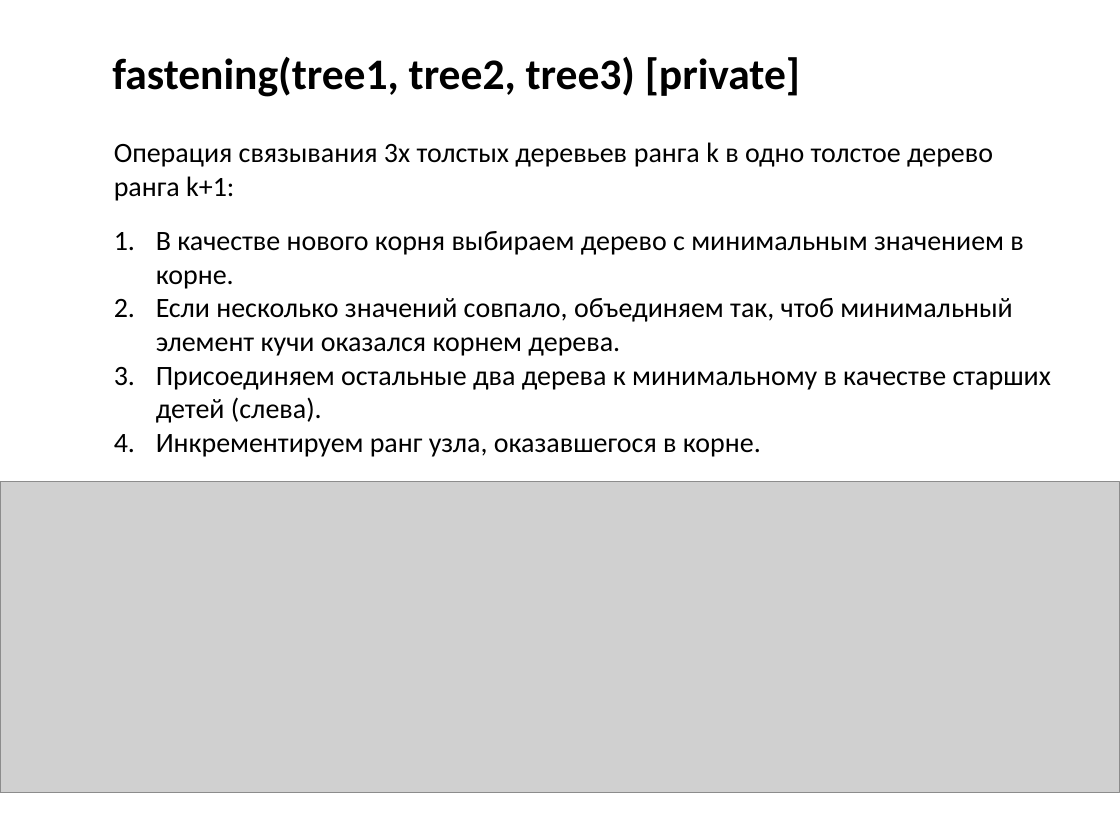
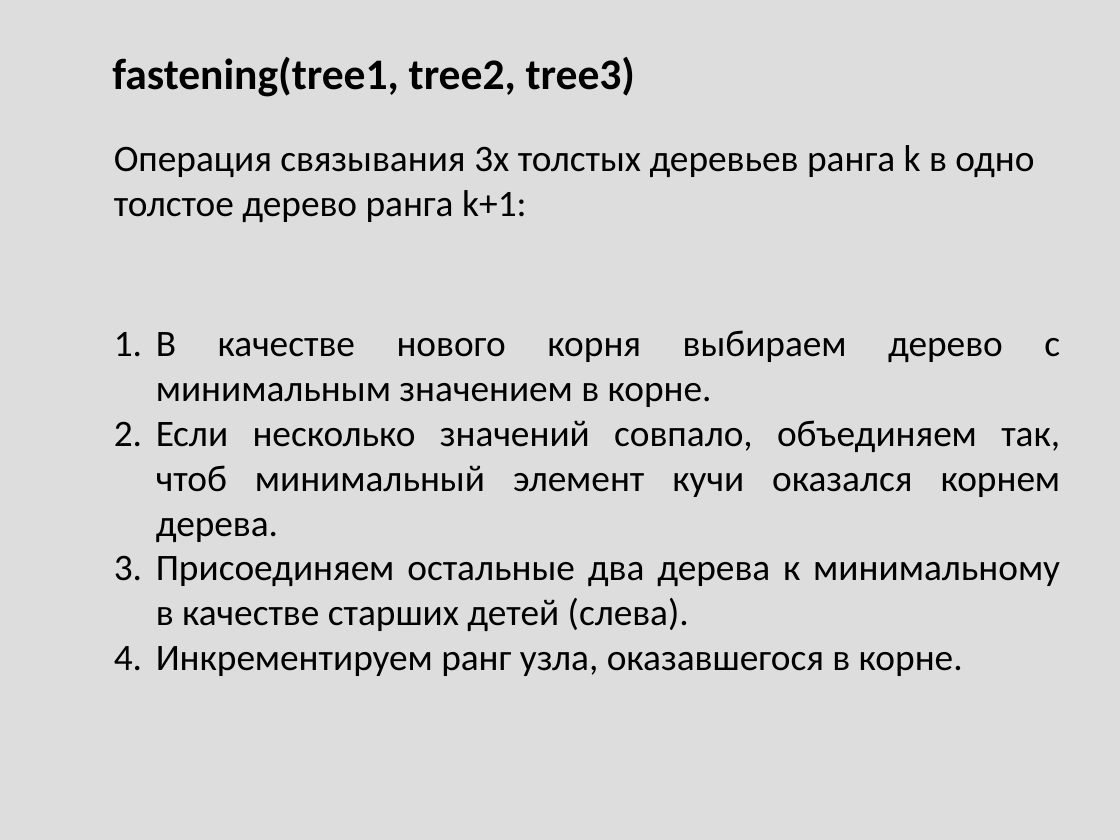
Before and after one commit to Mustang98/ThickHeap, a slide deck: slide 21 of ThickHeap_Presentation.ppsx (slide 10 before the commit). Drawn at 1120x840 pixels with LibreOffice and Linux fonts; fonts in the diff are those of the drawing; grey boxes stand for pictures. Boxes give left, top, right and bottom in pixels: in the first picture for what was removed or moved away, otherwise in the second. Text is boxed around its words. In the diff, an @@ line names an element or a change of style, - is before the commit and + after.

```diff
--- a/ThickHeap_Presentation.ppsx
+++ b/ThickHeap_Presentation.ppsx
@@ background #FFFFFF to #DDDDDD @@
@@ text at (x1=112, y1=57, x2=635, y2=97): text changed @@
-fastening(tree1, tree2, tree3) [private]
+fastening(tree1, tree2, tree3)
@@ text "Операция связывания 3х толстых деревьев ..." at (x1=114, y1=145, x2=1034, y2=222): size 18 to 24 pt @@
@@ text "В качестве нового корня выбираем ..." moved from (x1=156, y1=231, x2=1051, y2=457) to (x1=156, y1=330, x2=1061, y2=676) @@
@@ text "В качестве нового корня выбираем ..." at (x1=156, y1=330, x2=1061, y2=676): size 18 to 24 pt; alignment left to justified @@
@@ picture removed at (x1=0, y1=482, x2=1120, y2=792) @@
```
Also in this commit, not shown: 15 other slides changed, 31 slides added, 2 slides removed, 2 other files.
